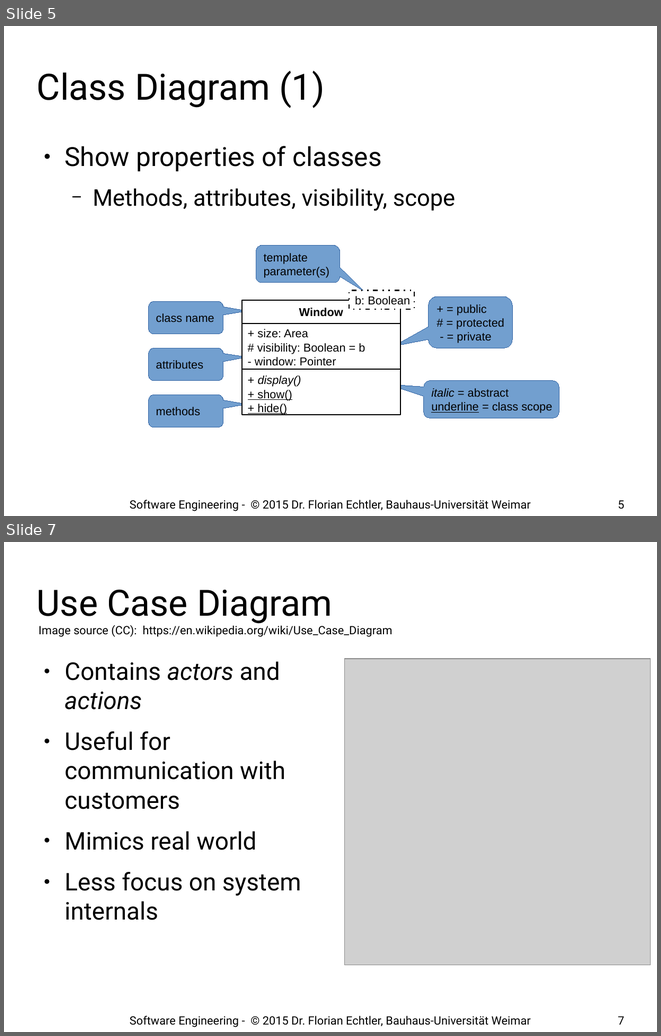
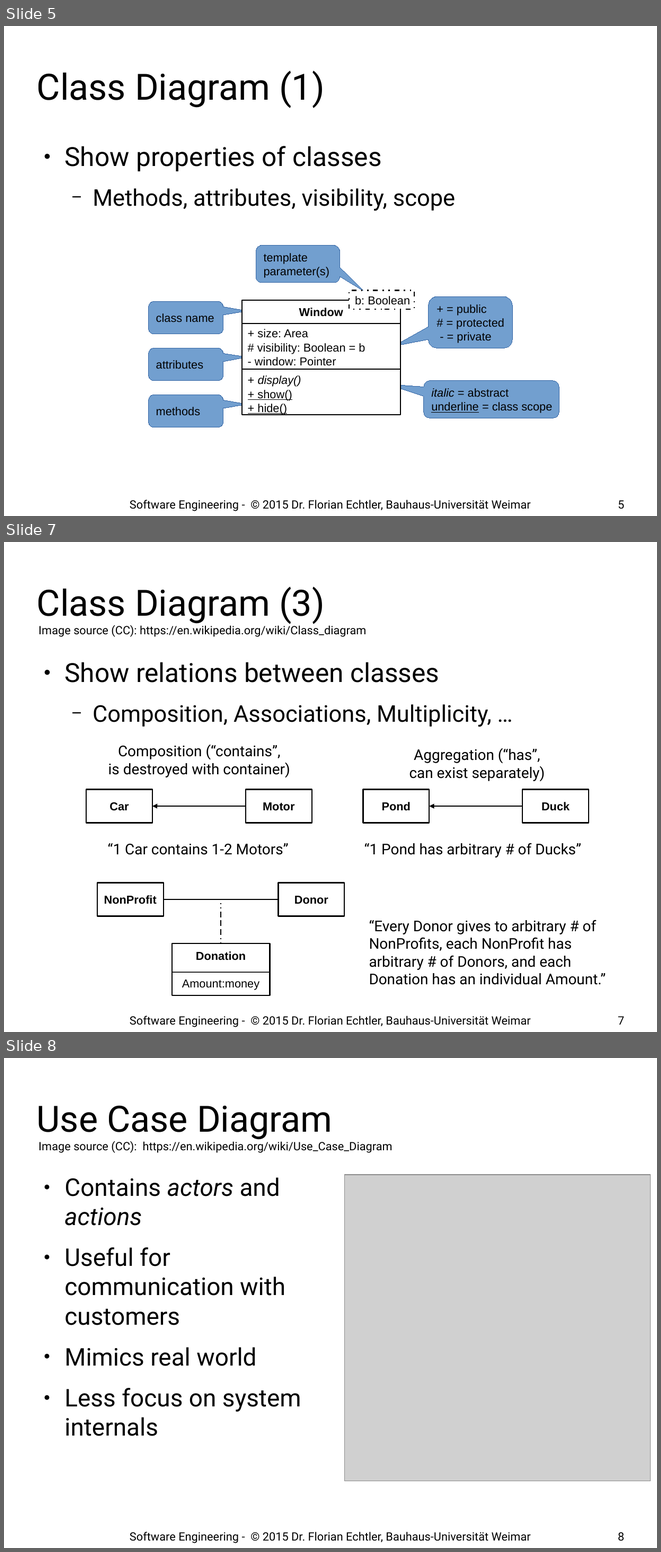
Before and after one commit to floe/software-engineering, a slide deck: 02-best-practices.odp. Shown one above the other, each under a label of ours: slides 5 and 7 before the commit, slides 5, 7 and 8 after it; the slides between them are not shown. The pictures are 661x1036 and 661x1552 pixels, drawn with LibreOffice and Linux fonts; fonts in the diff are those of the drawing; grey boxes stand for pictures; background and template pictures are left out. Boxes give left, top, right and bottom in pixels: in the first picture for what was removed or moved away, otherwise in the second. Text is boxed around its words. In the diff, an @@ line names an element or a change of style, - is before the commit and + after.

```diff
--- a/02-best-practices.odp
+++ b/02-best-practices.odp
@@ slide 7 added at bbox=[4, 542, 657, 1032], background #FFFFFF @@
@@ title added at bbox=[37, 587, 325, 624], 44 pt, text #000000 @@
+Class Diagram (3)
@@ text added at bbox=[38, 624, 366, 637], 14 pt, text #000000 @@
+Image source (CC): https://en.wikipedia.org/wiki/Class_diagram
@@ text added at bbox=[64, 662, 492, 727], 28 pt, text #000000 @@
+● Show relations between classes
+  − Composition, Associations, Multiplicity, …
@@ text added at bbox=[108, 744, 290, 777], 18 pt, text #000000 @@
+Composition (“contains”,
+is destroyed with container)
@@ text added at bbox=[409, 748, 545, 781], 18 pt, text #000000 @@
+Aggregation (“has”,
+can exist separately)
@@ rectangle added at bbox=[86, 789, 153, 822], fill #FFFFFF, outline #000000 1.42 pt, 14 pt, text #000000, bold @@
+Car
@@ rectangle added at bbox=[246, 789, 312, 822], fill #FFFFFF, outline #000000 1.42 pt, 14 pt, text #000000, bold @@
+Motor
@@ rectangle added at bbox=[363, 789, 430, 822], fill #FFFFFF, outline #000000 1.42 pt, 14 pt, text #000000, bold @@
+Pond
@@ rectangle added at bbox=[522, 789, 589, 822], fill #FFFFFF, outline #000000 1.42 pt, 14 pt, text #000000, bold @@
+Duck
@@ elbow arrow added from (246, 806) to (153, 806), #000000 1.5 pt @@
@@ elbow arrow added from (522, 806) to (430, 806), #000000 1.5 pt @@
@@ text added at bbox=[108, 843, 289, 855], 18 pt, text #000000 @@
+“1 Car contains 1-2 Motors”
@@ text added at bbox=[364, 843, 581, 857], 18 pt, text #000000 @@
+“1 Pond has arbitrary # of Ducks”
@@ rectangle added at bbox=[97, 883, 164, 916], fill #FFFFFF, outline #000000 1.42 pt, 14 pt, text #000000, bold @@
+NonProfit
@@ rectangle added at bbox=[279, 883, 345, 916], fill #FFFFFF, outline #000000 1.42 pt, 14 pt, text #000000, bold @@
+Donor
@@ elbow line added from (164, 899) to (279, 899), #000000 1.5 pt @@
@@ elbow line added from (221, 943) to (221, 899), #000000 1.5 pt @@
@@ text added at bbox=[369, 919, 606, 985], 18 pt, text #000000 @@
+“Every Donor gives to arbitrary # of NonProfits, each NonProfit has arbitrary # of Donors, and each Donation has an individual Amount.”
@@ rectangle added at bbox=[171, 943, 270, 995], fill #FFFFFF, outline #000000 1.42 pt, 14 pt, text #000000 @@
+Donation
+Amount:money
@@ line added from (171, 972) to (270, 972), #000000 0.99 pt @@
@@ text added at bbox=[130, 1015, 531, 1027], 14 pt, text #000000 @@
+Software Engineering - © 2015 Dr. Florian Echtler, Bauhaus-Universität Weimar
@@ page number added at bbox=[618, 1016, 624, 1024], 14 pt, text #000000 @@
+7
@@ what was slide 7 is now slide 8 @@
@@ page number at bbox=[618, 1532, 624, 1541]: text changed @@
-7
+8
```
Also in this commit, not shown: 6 slides changed, 1 other slide added.
